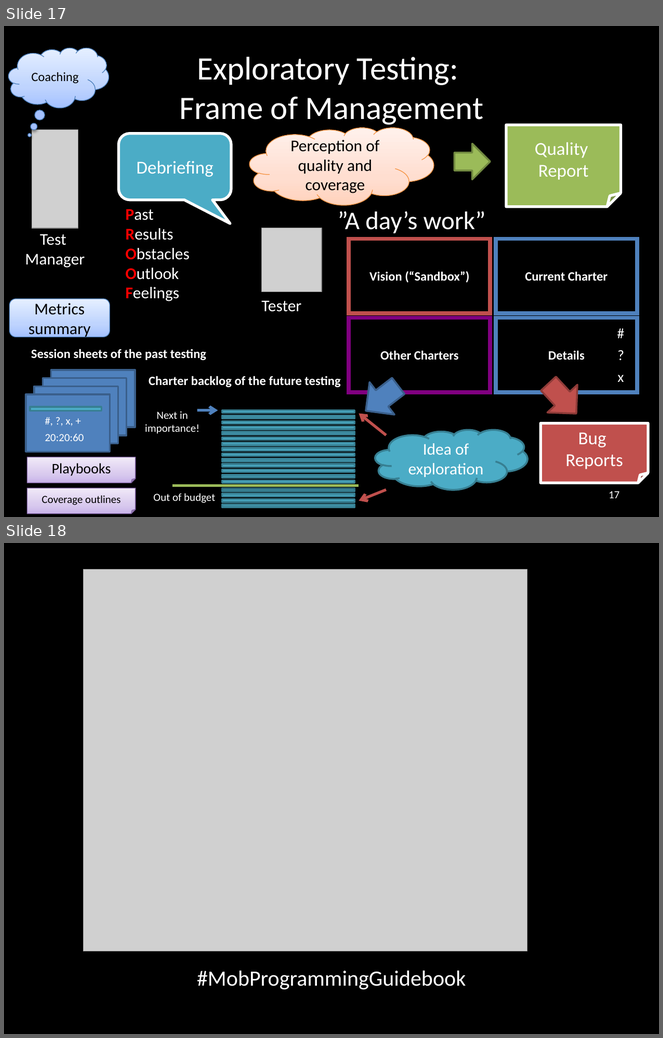
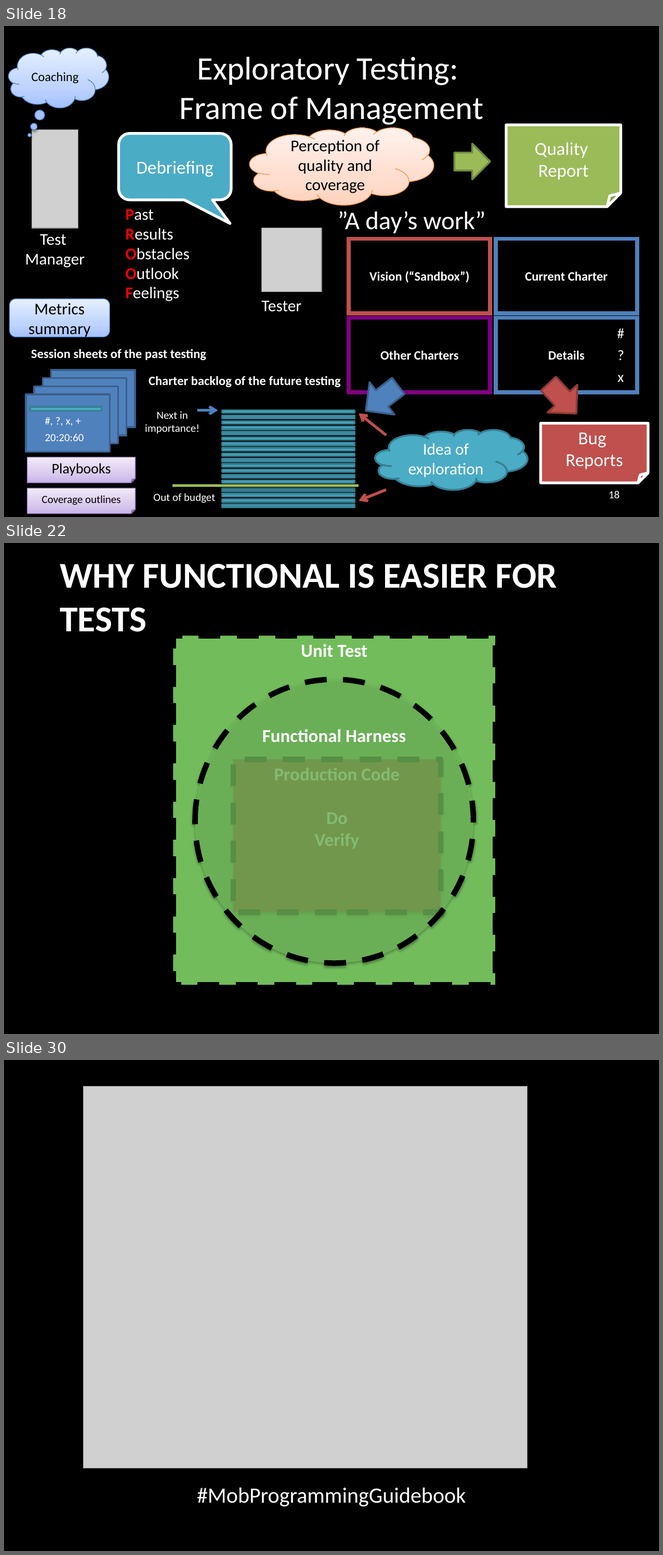
Before and after one commit to isidore/darkFunction-Editor, a slide deck: Courseware/ExploratoryAndUnitTesting.pptx. Shown one above the other, each under a label of ours: slides 17 and 18 before the commit, slides 18, 22 and 30 after it; the slides between them are not shown. The pictures are 663x1038 and 663x1555 pixels, drawn with LibreOffice and Linux fonts; fonts in the diff are those of the drawing; grey boxes stand for pictures. Boxes give left, top, right and bottom in pixels: in the first picture for what was removed or moved away, otherwise in the second. Text is boxed around its words. In the diff, an @@ line names an element or a change of style, - is before the commit and + after.

```diff
--- a/Courseware/ExploratoryAndUnitTesting.pptx
+++ b/Courseware/ExploratoryAndUnitTesting.pptx
@@ slide 22 added at (4, 543, 659, 1034), background #000000 @@
@@ title added at (60, 564, 557, 632), 40 pt, text #FFFFFF, bold @@
+WHY FUNCTIONAL IS EASIER FOR TESTS
@@ rectangle added at (173, 636, 495, 985), fill #72BC5C, outline #000000 6 pt dashed, 20 pt, text #FFFFFF, bold @@
+Unit Test
@@ ellipse added at (195, 679, 474, 963), fill #72BC5C at 76% opacity, outline #000000 6 pt dashed, 20 pt, text #FFFFFF, bold @@
+Functional Harness
@@ rectangle added at (233, 760, 441, 913), fill #9A312C, outline #000000 6 pt dashed @@
@@ what was slide 17 is now slide 18 @@
@@ page number at (609, 491, 620, 499): text changed @@
-17
+18
@@ what was slide 18 is now slide 30 @@
```
Also in this commit, not shown: 11 other slides added.
